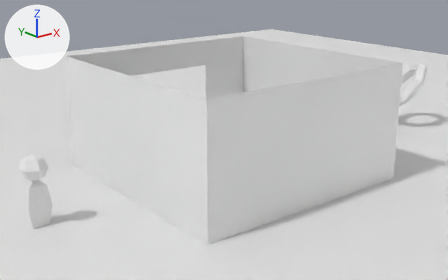
Before and after pictures for a commit that changed the Blender file core/src/fr/enderstevegamer/lidar/blender ressources/untitled.blend.
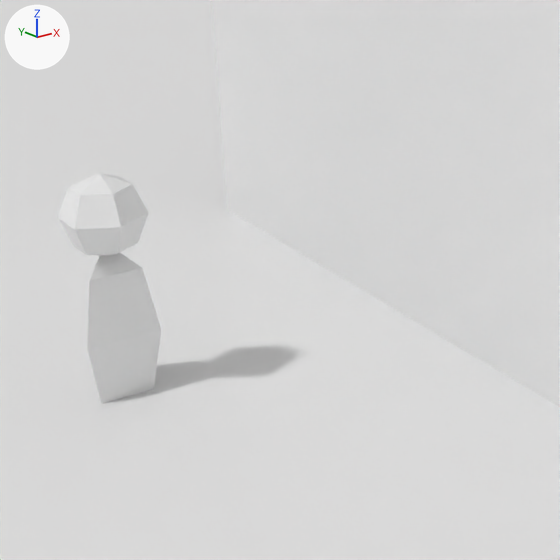
Each version is shown whole from a camera (50 mm lens) standing at (-13.05, -16.01, 5.88) and looking at (0.35, 0.74, -0.82), then close up on the part from 0% to 41% of the width and 35% to 100% of the height. Every picture has the same lights, and +X, +Y and +Z are marked at upper left.

The scene before the commit, as lines of its bpy script (objects in view):
```python
me_plane_004 = bpy.data.meshes.new('Plane.004')
me_plane_004.from_pydata([(2.0, -3.5, 2.0), (2.0, -3.5, -2.0), (2.0, 4.5, 2.0), (2.0, 4.5, -2.0)], [], [(0, 1, 3, 2)])
me_plane_011 = bpy.data.meshes.new('Plane.011')
me_plane_011.from_pydata(...)  # 256 vertices, 64 faces; spans x -9.0..7.0, y -9.0..7.0, z 0.0
me_sphere = bpy.data.meshes.new('Sphere')
me_sphere.from_pydata(...)  # 30 vertices, 33 faces; spans x -0.87..0.87, y -0.98..1.0, z -0.71..1.77
ob_plane = bpy.data.objects.new('Plane', me_plane_011)
ob_plane.location = (0.0, 0.0, -1.75)
ob_plane.scale = (4.0, 4.0, 4.0)
ob_plane_004 = bpy.data.objects.new('Plane.004', me_plane_004)
ob_plane_004.location = (0.0, 0.0, 0.0)
ob_plane_004.rotation_euler = (1.571, 0.0, 3.142)  # degrees (90, 0, 180)
ob_plane_004.scale = (2.0, 0.5, 2.0)
ob_sphere = bpy.data.objects.new('Sphere', me_sphere)
ob_sphere.location = (-7.0, 0.0, -1.15)
ob_sphere.scale = (0.41, 0.41, 0.879)
```
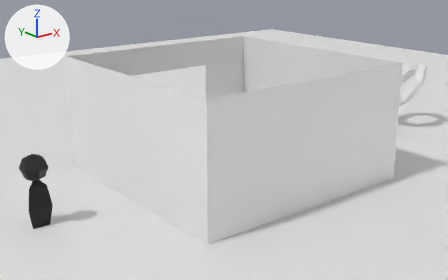
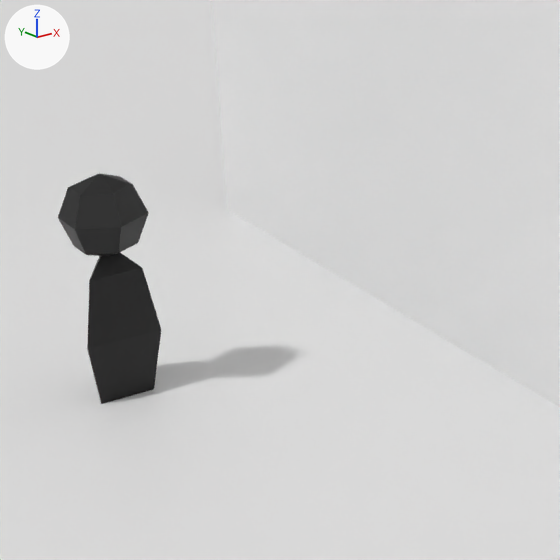
Boxes [x1, y1, x2, y2] around the edits, measured in the close-ups (560 x 560 px):
'Sphere', recoloured (grey to black): [58, 174, 161, 404] in both

Edits to the bpy script that builds the scene:
```text
Add mat_black:
    mat_black = principled_material('Black')
    mat_black.base_color = (0.0, 0.0, 0.0)  # black #000000
Change me_sphere:
    where me_sphere.from_pydata(...)  # 30 vertices, 33 faces; spans x -0.87..0.87, y -0.98..1.0, z -0.71..1.77
    add me_sphere.materials.append(mat_black)  # black #000000
```
